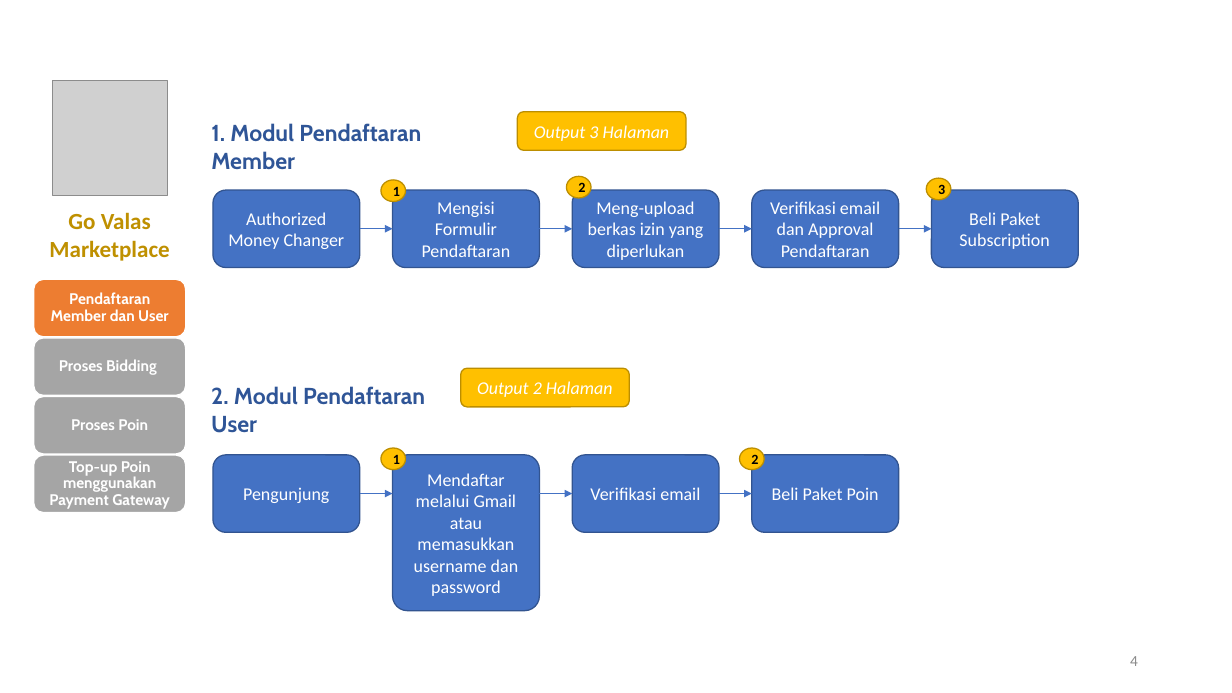
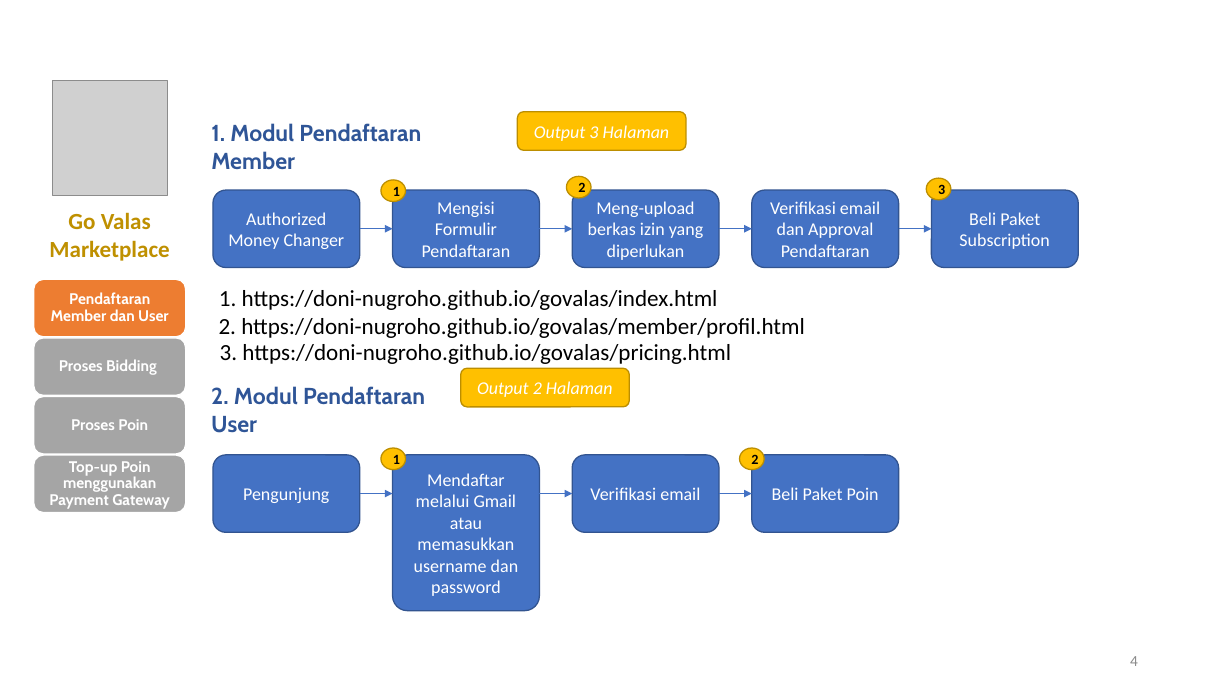
Before and after one commit to doni-nugroho/govalas, a slide deck: slide 4 of alur marketplace detail.pptx. Drawn at 1232x693 pixels with LibreOffice and Linux fonts; fonts in the diff are those of the drawing; grey boxes stand for pictures. Boxes give left, top, right and bottom in pixels: in the first picture for what was removed or moved away, otherwise in the second. Text is boxed around its words. In the diff, an @@ line names an element or a change of style, - is before the commit and + after.

Commit message:
add admin index, pembelian

```diff
--- a/alur marketplace detail.pptx
+++ b/alur marketplace detail.pptx
@@ text added at [219, 290, 718, 310], 18 pt, text #000000 @@
+1. https://doni-nugroho.github.io/govalas/index.html
@@ text added at [219, 318, 805, 338], 18 pt, text #000000 @@
+2. https://doni-nugroho.github.io/govalas/member/profil.html
@@ text added at [220, 344, 731, 364], 18 pt, text #000000 @@
+3. https://doni-nugroho.github.io/govalas/pricing.html
```
Also in this commit, not shown: 2 other slides changed, 20 other files.
